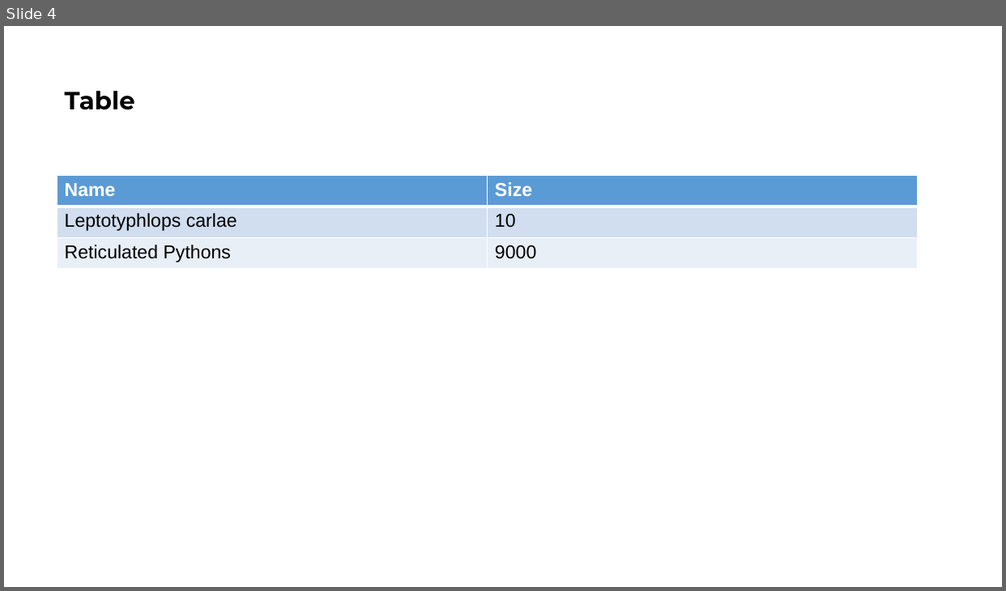
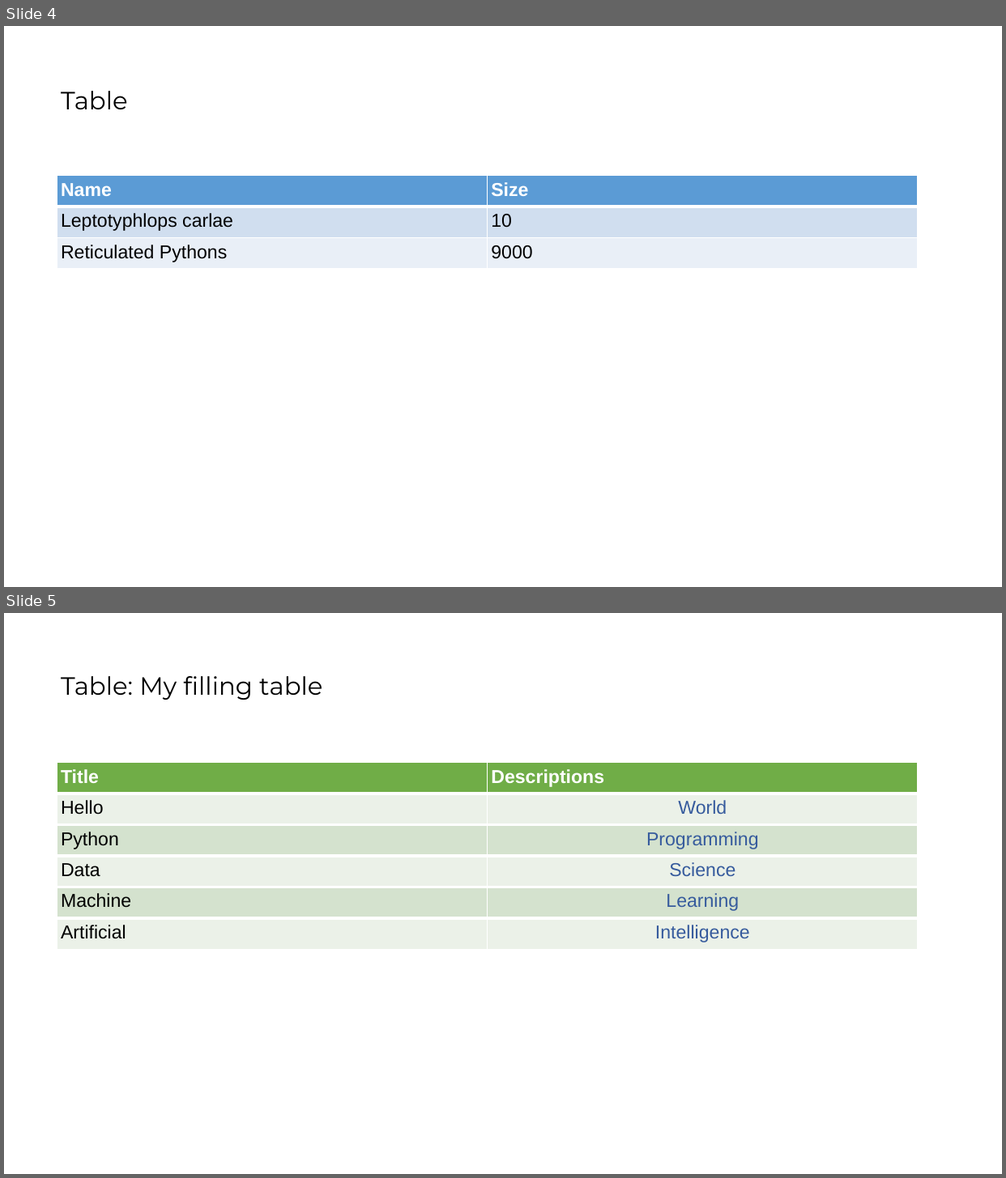
Before and after one commit to Thykof/template-pptx-jinja, a slide deck: example/presentation_generated.pptx. Shown one above the other, each under a label of ours: slide 4 before the commit, slides 4 and 5 after it. The pictures are 1006x591 and 1006x1178 pixels, drawn with LibreOffice and Linux fonts; fonts in the diff are those of the drawing. Boxes give left, top, right and bottom in pixels: in the first picture for what was removed or moved away, otherwise in the second. Text is boxed around its words. In the diff, an @@ line names an element or a change of style, - is before the commit and + after.

Commit message:
My filling table

```diff
--- a/example/presentation_generated.pptx
+++ b/example/presentation_generated.pptx
@@ slide 5 added at box(4, 613, 1002, 1174), background #FFFFFF @@
@@ title added at box(61, 676, 322, 700), 24 pt, text #000000 @@
+Table: My filling table
@@ table added at box(57, 763, 918, 946), 6 rows, 2 columns @@
+Title | Descriptions
+Hello | World
+Python | Programming
+Data | Science
+Machine | Learning
+Artificial | Intelligence
@@ slide 4 changed as well @@
@@ title "Table" at box(61, 91, 128, 109): bold off @@
@@ table at box(57, 176, 918, 269) @@
@@ fill #D2DEEF to #D0DEEF in row 2 @@
@@ fill #EAEFF7 to #E9EFF7 in row 3 @@
```
Also in this commit, not shown: 2 other slides changed, 2 other files.
